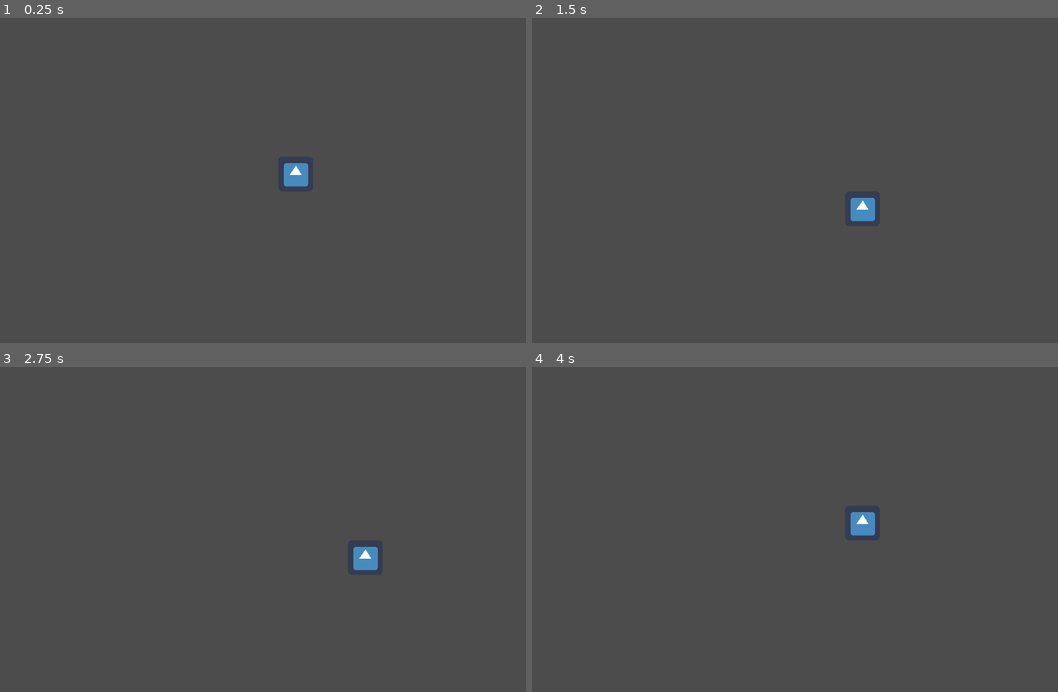
Above: before the commit, frames 1-4 (two rows, left to right).
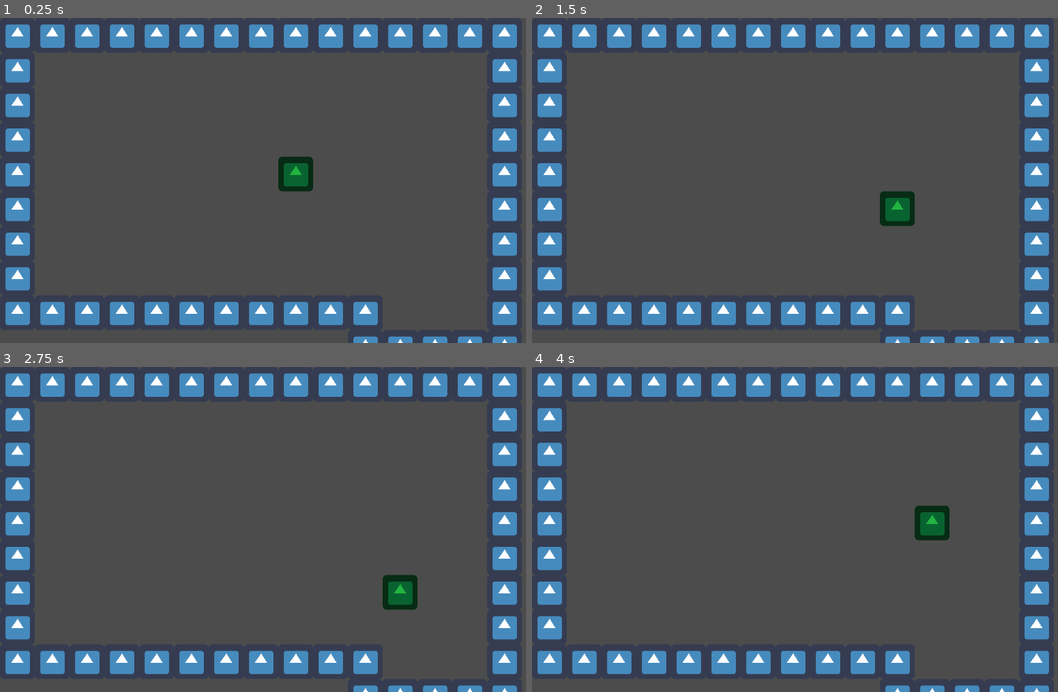
Above: after the commit, the same moments.

Repository: mdkdoc15/Pacman-Godot
Game: Godot game, scene res://Assets/Levels/TestLevel.tscn
Same seed, same stepped clock (60 frames per second), same inputs: the game is played once before the commit and once after it. The project has no main scene, so this scene is started directly. The engine's default icon, where the game draws it, is replaced by a stand-in: a white triangle on a blue panel in a dark square.
Inputs:
- Up to frame 1 (0.25 s): no input
- Up to frame 2 (1.5 s): tap Enter at 0.5 s; hold D (right) 0.53-1.28 s; tap Space at 1.25 s; hold S (down) from 1.28 s (still down)
- Up to frame 3 (2.75 s): tap Enter at 2 s; release S (down) at 2.03 s; hold D (right) from 2.03 s (still down)
- Up to frame 4 (4 s): tap Space at 2.75 s; release D (right) at 2.78 s; hold W (up) 2.78-3.53 s; tap Enter at 3.5 s; hold A (left) from 3.53 s (still down)

The runs differ from the first frame. In frame 1, 15% of the frame differs, in the area x 1-99%, y 1-100%; in frame 2, 15%; in frame 3, 15%; in frame 4, 15%.

Commit message:
Basic Tile map set up

Diff:
--- a/Pacman/Assets/Actors/Player.gd
+++ b/Pacman/Assets/Actors/Player.gd
@@ -20,7 +20,7 @@
 func _unhandled_input(event: InputEvent) -> void:
 	var entered : = false
 	for dir in inputs.keys():
-		if event.is_action_pressed(dir):
+		if event.is_action(dir):
 			current_dir = inputs[dir]
 			move(current_dir)
 
--- a/Pacman/Assets/Actors/Player.tscn
+++ b/Pacman/Assets/Actors/Player.tscn
@@ -10,6 +10,7 @@
 script = ExtResource( 2 )
 
 [node name="Icon" type="Sprite" parent="."]
+modulate = Color( 0.137255, 0.709804, 0.254902, 1 )
 texture = ExtResource( 1 )
 
 [node name="CollisionShape2D" type="CollisionShape2D" parent="."]
--- a/Pacman/Assets/Levels/TestLevel.tscn
+++ b/Pacman/Assets/Levels/TestLevel.tscn
@@ -1,8 +1,41 @@
-[gd_scene load_steps=2 format=2]
+[gd_scene load_steps=5 format=2]
 
 [ext_resource path="res://Assets/Actors/Player.tscn" type="PackedScene" id=1]
+[ext_resource path="res://icon.png" type="Texture" id=2]
+
+[sub_resource type="ConvexPolygonShape2D" id=2]
+points = PoolVector2Array( 64, 64, 0, 64, 0, 0, 64, 0 )
+
+[sub_resource type="TileSet" id=1]
+0/name = "icon.png 0"
+0/texture = ExtResource( 2 )
+0/tex_offset = Vector2( 0, 0 )
+0/modulate = Color( 1, 1, 1, 1 )
+0/region = Rect2( 0, 0, 64, 64 )
+0/tile_mode = 0
+0/occluder_offset = Vector2( 0, 0 )
+0/navigation_offset = Vector2( 0, 0 )
+0/shape_offset = Vector2( 0, 0 )
+0/shape_transform = Transform2D( 1, 0, 0, 1, 0, 0 )
+0/shape = SubResource( 2 )
+0/shape_one_way = false
+0/shape_one_way_margin = 1.0
+0/shapes = [ {
+"autotile_coord": Vector2( 0, 0 ),
+"one_way": false,
+"one_way_margin": 1.0,
+"shape": SubResource( 2 ),
+"shape_transform": Transform2D( 1, 0, 0, 1, 0, 0 )
+} ]
+0/z_index = 0
 
 [node name="TestLevel" type="Node2D"]
 
+[node name="TileMap" type="TileMap" parent="."]
+tile_set = SubResource( 1 )
+show_collision = true
+format = 1
+tile_data = PoolIntArray( 0, 0, 0, 1, 0, 0, 2, 0, 0, 3, 0, 0, 4, 0, 0, 5, 0, 0, 6, 0, 0, 7, 0, 0, 8, 0, 0, 9, 0, 0, 10, 0, 0, 11, 0, 0, 12, 0, 0, 13, 0, 0, 14, 0, 0, 65536, 0, 0, 65550, 0, 0, 131072, 0, 0, 131086, 0, 0, 196608, 0, 0, 196622, 0, 0, 262144, 0, 0, 262158, 0, 0, 327680, 0, 0, 327694, 0, 0, 393216, 0, 0, 393230, 0, 0, 458752, 0, 0, 458766, 0, 0, 524288, 0, 0, 524289, 0, 0, 524290, 0, 0, 524291, 0, 0, 524292, 0, 0, 524293, 0, 0, 524294, 0, 0, 524295, 0, 0, 524296, 0, 0, 524297, 0, 0, 524298, 0, 0, 524302, 0, 0, 589834, 0, 0, 589835, 0, 0, 589836, 0, 0, 589837, 0, 0, 589838, 0, 0 )
+
 [node name="Player" parent="." instance=ExtResource( 1 )]
 position = Vector2( 523, 275 )
